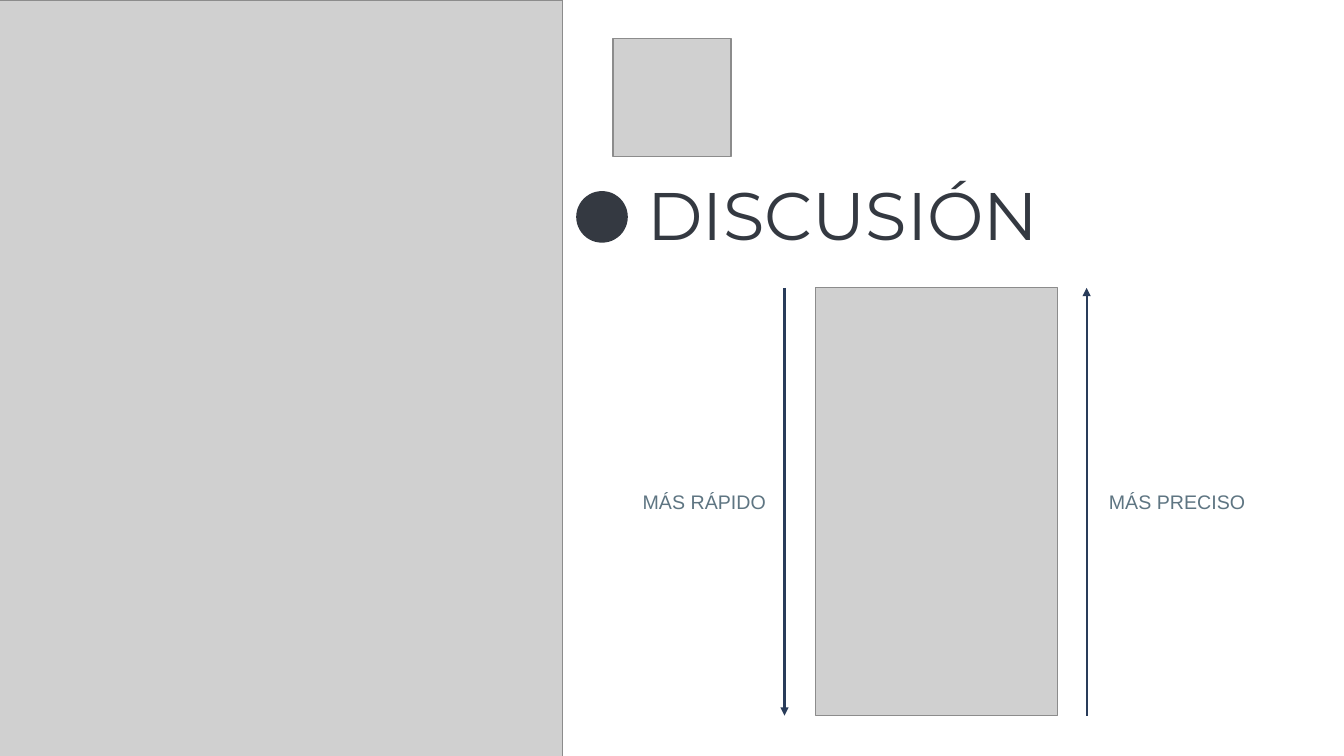
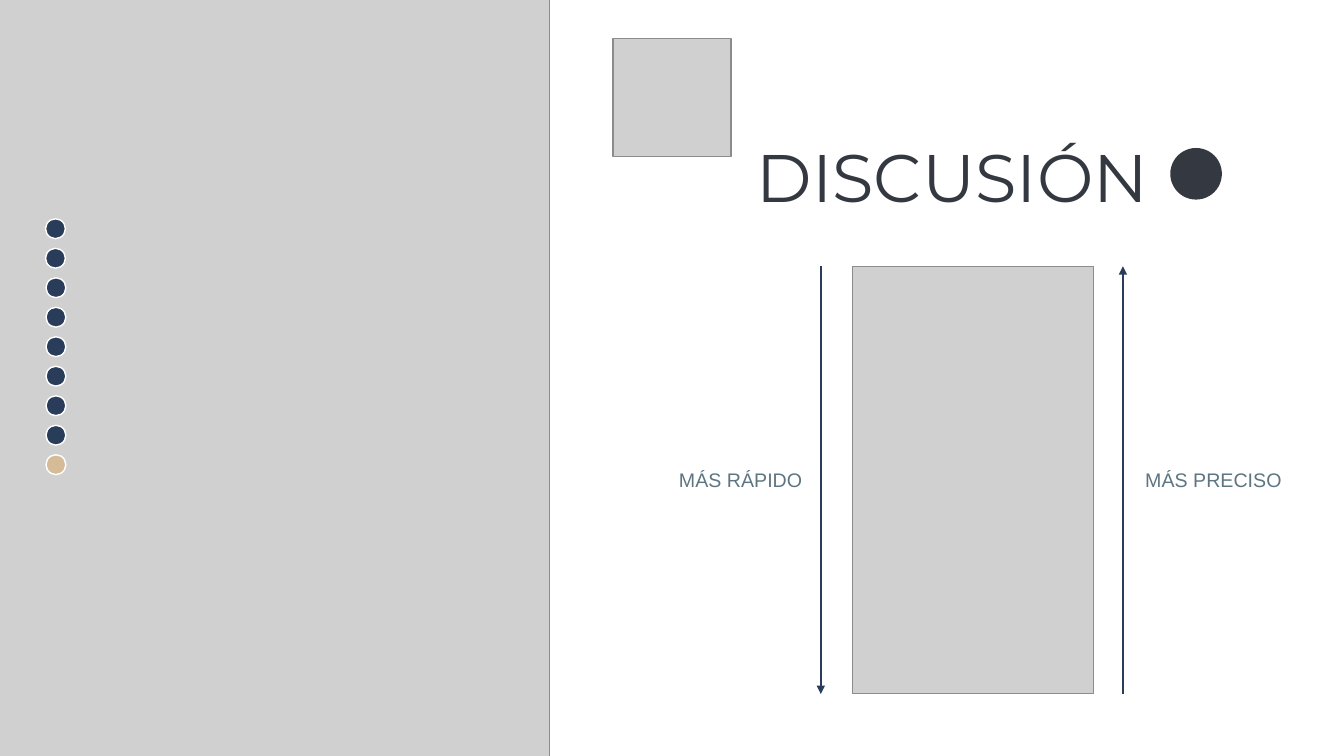
Before and after one commit to MrRobb/PE-B7, a slide deck: slide 8 of Presentación/Diapos.pptx. Drawn at 1344x756 pixels with LibreOffice and Linux fonts; fonts in the diff are those of the drawing; grey boxes stand for pictures. Boxes give left, top, right and bottom in pixels: in the first picture for what was removed or moved away, otherwise in the second. Text is boxed around its words. In the diff, an @@ line names an element or a change of style, - is before the commit and + after.

```diff
--- a/Presentación/Diapos.pptx
+++ b/Presentación/Diapos.pptx
@@ picture resized from (x1=0, y1=0, x2=564, y2=756) to (x1=0, y1=0, x2=551, y2=756) @@
@@ text "DISCUSIÓN" moved from (x1=647, y1=180, x2=1038, y2=241) to (x1=757, y1=142, x2=1148, y2=203) @@
@@ ellipse moved from (x1=577, y1=192, x2=628, y2=243) to (x1=1171, y1=148, x2=1222, y2=200) @@
@@ ellipse added at (x1=45, y1=219, x2=66, y2=239), fill #293C5A, outline #FFFFFF 1 pt @@
@@ ellipse added at (x1=45, y1=248, x2=66, y2=268), fill #293C5A, outline #FFFFFF 1 pt @@
@@ 2 texts, 2 arrows, 1 picture moved together from (x1=643, y1=288, x2=1245, y2=716) to (x1=679, y1=266, x2=1281, y2=695) @@
@@ ellipse added at (x1=46, y1=278, x2=67, y2=298), fill #293C5A, outline #FFFFFF 1 pt @@
@@ ellipse added at (x1=46, y1=308, x2=67, y2=328), fill #293C5A, outline #FFFFFF 1 pt @@
@@ ellipse added at (x1=46, y1=337, x2=67, y2=357), fill #293C5A, outline #FFFFFF 1 pt @@
@@ ellipse added at (x1=46, y1=366, x2=67, y2=386), fill #293C5A, outline #FFFFFF 1 pt @@
@@ ellipse added at (x1=46, y1=396, x2=67, y2=416), fill #293C5A, outline #FFFFFF 1 pt @@
@@ ellipse added at (x1=46, y1=425, x2=67, y2=446), fill #293C5A, outline #FFFFFF 1 pt @@
@@ ellipse added at (x1=46, y1=455, x2=67, y2=475), fill #D5BB97, outline #FFFFFF 1 pt @@
```
Also in this commit, not shown: 7 other slides changed, 1 slide added, 2 other files.
